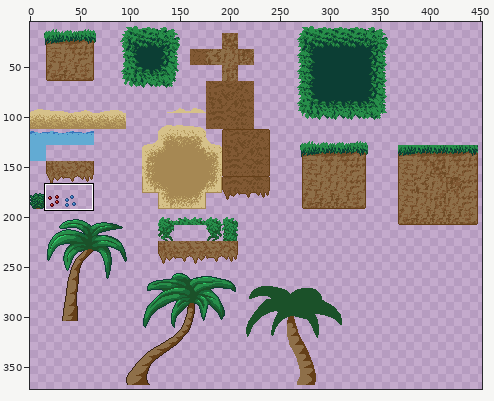
Edited in one commit: pixel-art file (assets/tilesets/Tilemap_Set.aseprite). Above: a wide view before the commit, with the close-up outlined.
Close-up. Before the edit:
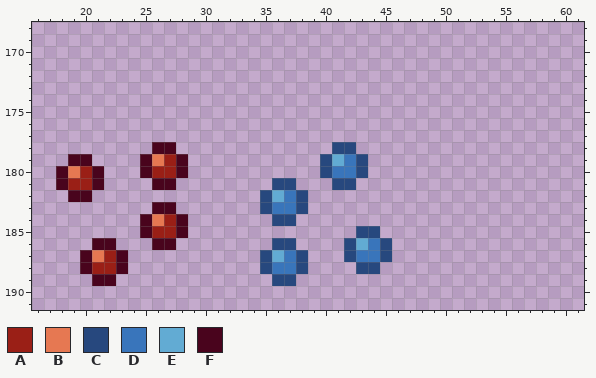
512x512 pixels, 1 frame. Shown: x 16..61, y 168..191. The wide view leaves out empty margins.
Visible layers, top first: "plantandvine", "palmTreeTops", "Layer 1", "leaves3", "leaves3 Copy", "palm tree body".
Palette (. is transparent): A #9a1f16  B #e67852  C #27487e  D #3975bb  E #62abd3  F #49041d
Pixels before, first column x 18:
178 ........FF.............CC...
179 .FF....FBAF...........CEDC..
180 FBAF...FAAF...........CDDC..
181 FAAF....FF........CC...CC...
182 .FF..............CEDC.......
183 ........FF.......CDDC.......
184 .......FBAF.......CC........
185 .......FAAF..............CC.
186 ...FF...FF........CC....CEDC
187 ..FBAF...........CEDC...CDDC
188 ..FAAF...........CDDC....CC.
189 ...FF.............CC........
The same view after the edit:
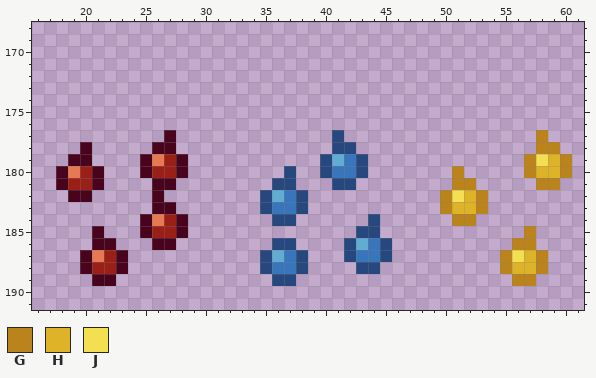
Colours new in this view: G #ba831c  H #dfb328  J #f4df52
Edits made:
Changed rows in their new state; - is an unchanged pixel.
Layer "Layer 1":
first column x 20:
177 -------F-------------C----------------G--
178 F-------------------------------------GG-
179 -------------------------------------GJHG
180 -----------------C-------------G-----GHHG
181 -------------------------------GG-----GG-
182 ------F-----------------------GJHG-------
183 ------------------------------GHHG-------
184 ------------------------C------GG--------
185 -F-----------------------------------G---
186 ------------------------------------GG---
187 -----------------------------------GJHG--
188 -----------------------------------GHHG--
189 ------------------------------------GG---
Where, in picture pixels (left, top, right, bottom), the same in both close-ups:
added: (152, 130, 176, 202)
added: (284, 130, 344, 178)
added: (440, 130, 572, 286)
added: (80, 142, 92, 154)
added: (368, 214, 380, 226)
added: (92, 226, 104, 238)
